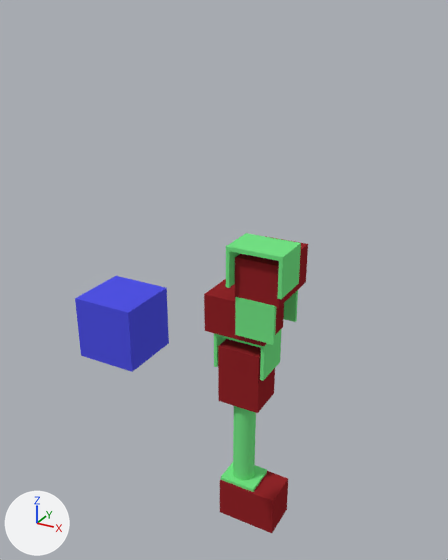
Renders of the Blender file neck.blend from each side of a commit.
One viewpoint serves both versions: a camera (50 mm lens) standing at (0.24, -0.464, 0.527) and looking at (-0.005, -0.017, 0.303). Arrows for +X, +Y and +Z are at lower left; the lights stay in place.

The first picture shows 'Cube', 'NeckDM0', 'NeckDM0Bracket', 'NeckDM1', 'NeckDM1Bracket', 'NeckDM2', 'NeckDM2Bracket', 'NeckDM3', 'NeckDM3Bracket'.
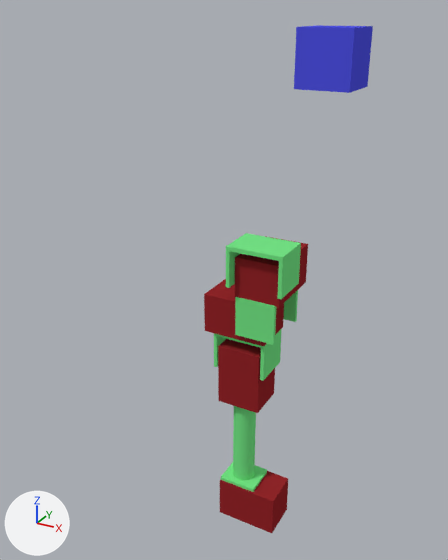
Pixel boxes [x1, y1, x2, y2] of what changed, in the pictures (448 x 560 px):
'Cube', moved: before [75, 276, 169, 372]; after [294, 25, 373, 93]

What the commit changed:
Object 'Cube' (ob_cube) moves from (-0.0323, -0.1279, 0.305) to (0.0539, 0.066, 0.4877).
